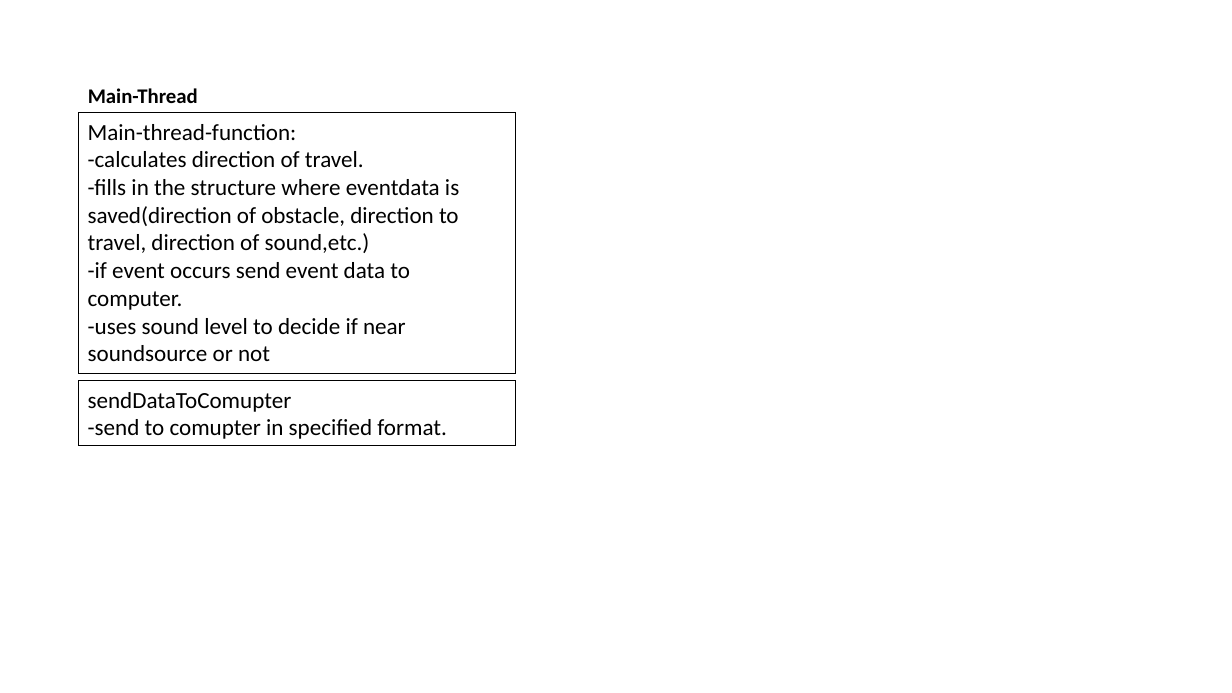
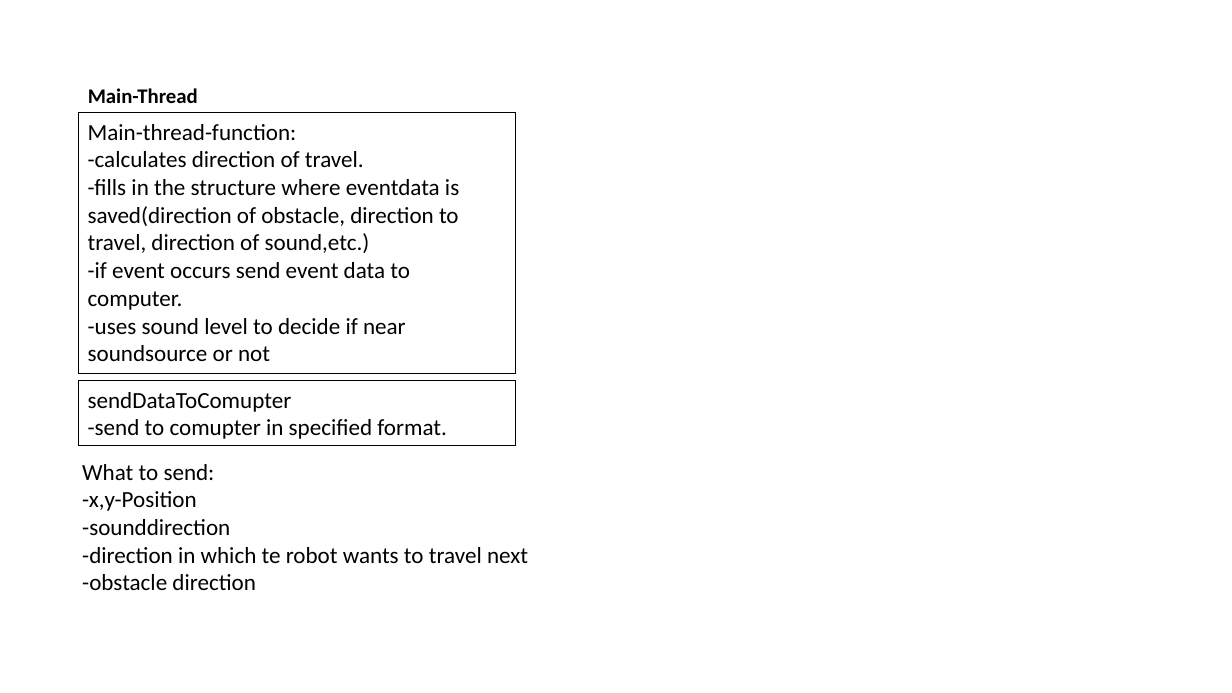
Before and after one commit to micht1/MicroinformaticsProject, a slide deck: slide 6 of ProjectDescribtions/MicroinformaticProgrammDescribtion.pptx. Drawn at 1232x693 pixels with LibreOffice and Linux fonts; fonts in the diff are those of the drawing. Boxes give left, top, right and bottom in pixels: in the first picture for what was removed or moved away, otherwise in the second. Text is boxed around its words. In the diff, an @@ line names an element or a change of style, - is before the commit and + after.

Commit message:
added short describtion of what to send over bluetooth

```diff
--- a/ProjectDescribtions/MicroinformaticProgrammDescribtion.pptx
+++ b/ProjectDescribtions/MicroinformaticProgrammDescribtion.pptx
@@ text added at bbox=[82, 464, 528, 590], 18 pt, text #000000 @@
+What to send:
+-x,y-Position
+-sounddirection
+-direction in which te robot wants to travel next
+-obstacle direction
```
Also in this commit, not shown: 2 other slides changed.
